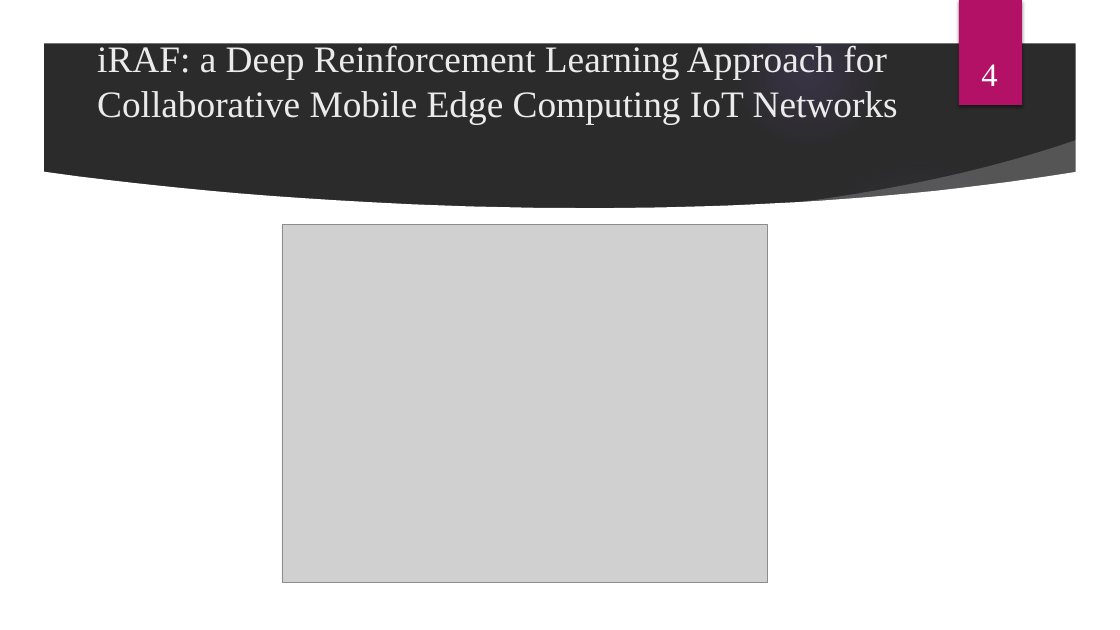
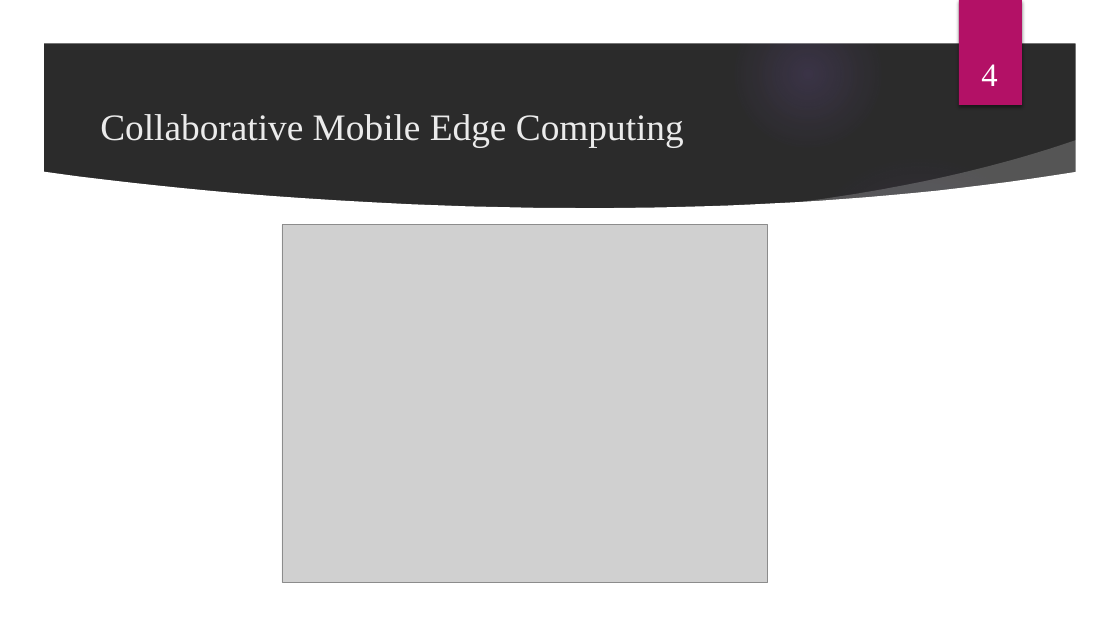
Before and after one commit to mkm1992/phd-project, a slide deck: slide 4 of MEC.pptx. Drawn at 1120x630 pixels with LibreOffice and Linux fonts; fonts in the diff are those of the drawing; grey boxes stand for pictures; background and template pictures are left out; a plain dark background stands for a picture behind light text. Boxes give left, top, right and bottom in pixels: in the first picture for what was removed or moved away, otherwise in the second. Text is boxed around its words. In the diff, an @@ line names an element or a change of style, - is before the commit and + after.

```diff
--- a/MEC.pptx
+++ b/MEC.pptx
@@ title at (100, 114, 684, 147): text changed @@
-iRAF: a Deep Reinforcement Learning Approach for Collaborative Mobile Edge Computing IoT Networks
+Collaborative Mobile Edge Computing
```
Also in this commit, not shown: 1 other slide changed, 8 slides added, 3 other files.
